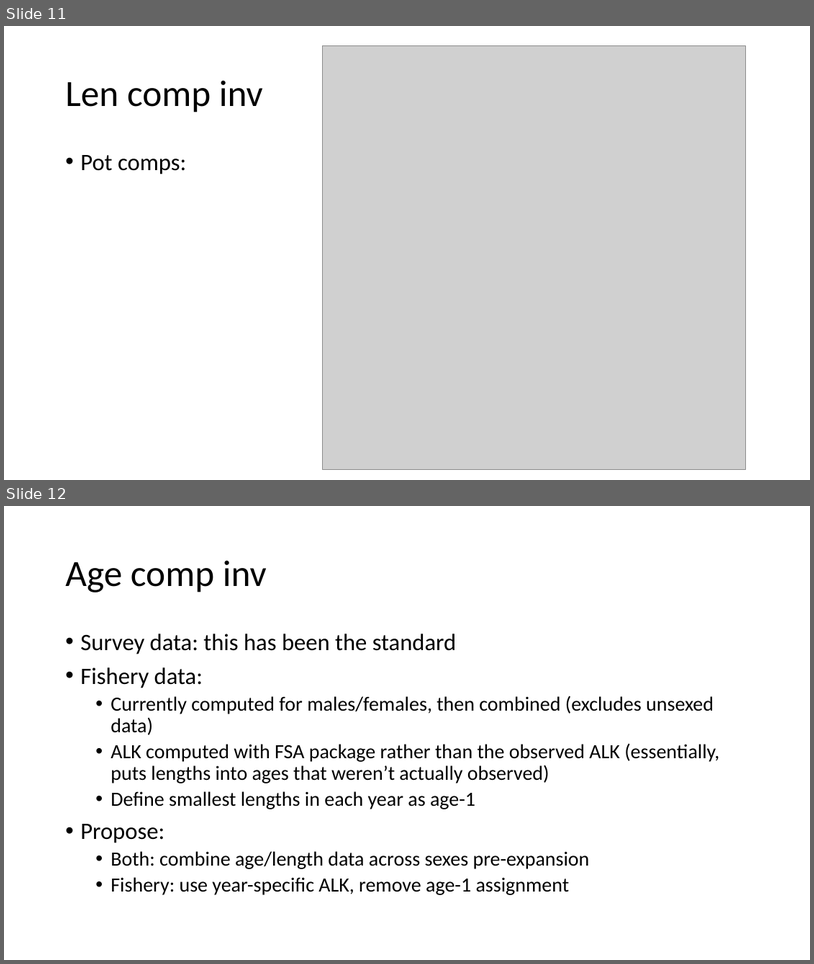
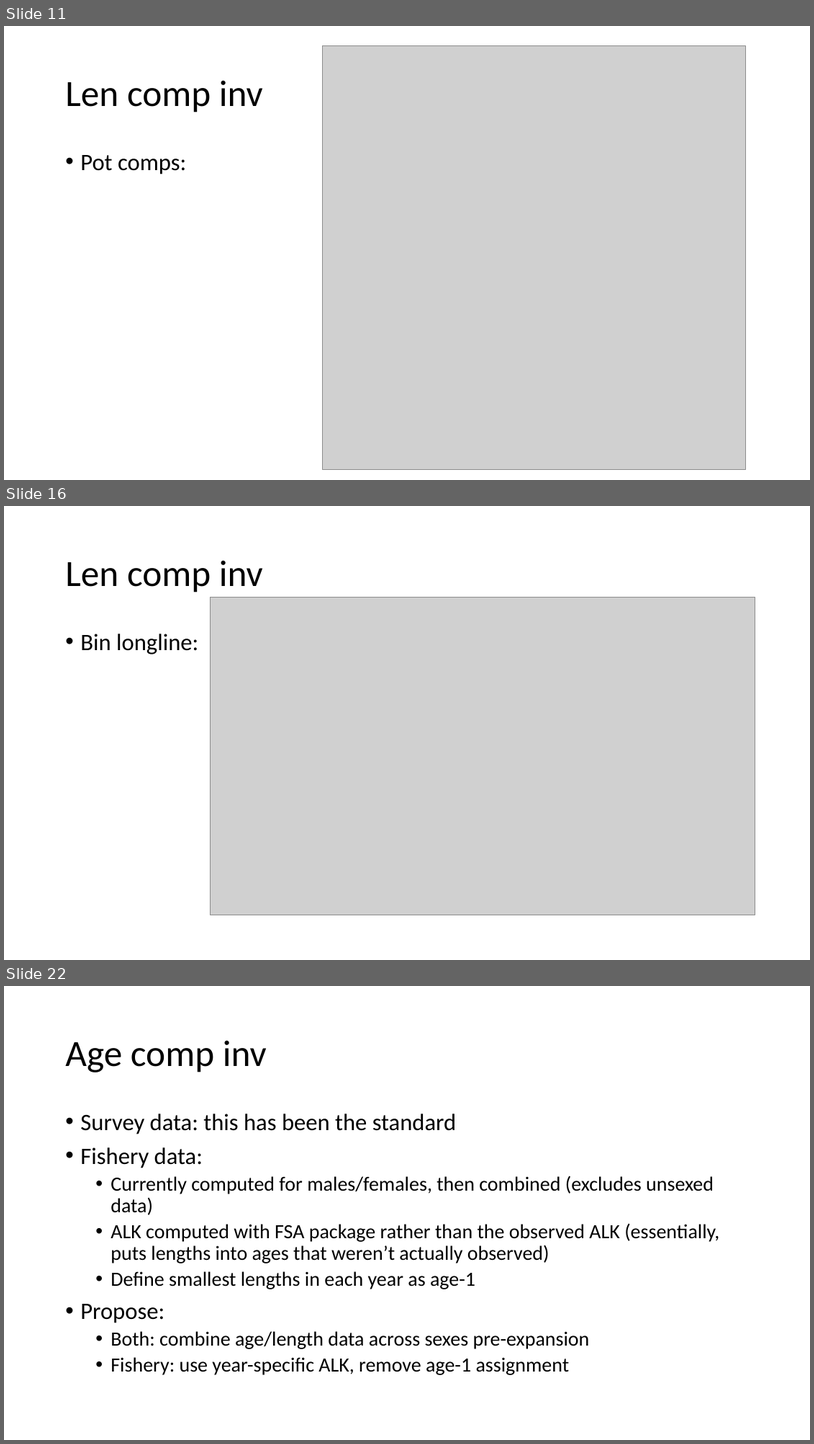
Before and after one commit to pete-hulson/goa_pcod, a slide deck: 2024/presentation/sept_pt/sept_pt_notes.pptx. Shown one above the other, each under a label of ours: slides 11 and 12 before the commit, slides 11, 16 and 22 after it; the slides between them are not shown. The pictures are 814x964 and 814x1444 pixels, drawn with LibreOffice and Linux fonts; fonts in the diff are those of the drawing; grey boxes stand for pictures. Boxes give left, top, right and bottom in pixels: in the first picture for what was removed or moved away, otherwise in the second. Text is boxed around its words. In the diff, an @@ line names an element or a change of style, - is before the commit and + after.

```diff
--- a/2024/presentation/sept_pt/sept_pt_notes.pptx
+++ b/2024/presentation/sept_pt/sept_pt_notes.pptx
@@ slide 16 added at [4, 506, 810, 960], background #FFFFFF @@
@@ title added at [65, 560, 263, 592], 44 pt, text #000000 @@
+Len comp inv
@@ picture added at [211, 597, 756, 914] @@
@@ text added at [80, 633, 198, 654], 28 pt, text #000000 @@
+• Bin longline:
@@ what was slide 12 is now slide 22 @@
```
Also in this commit, not shown: 9 other slides added, 3 other files.
